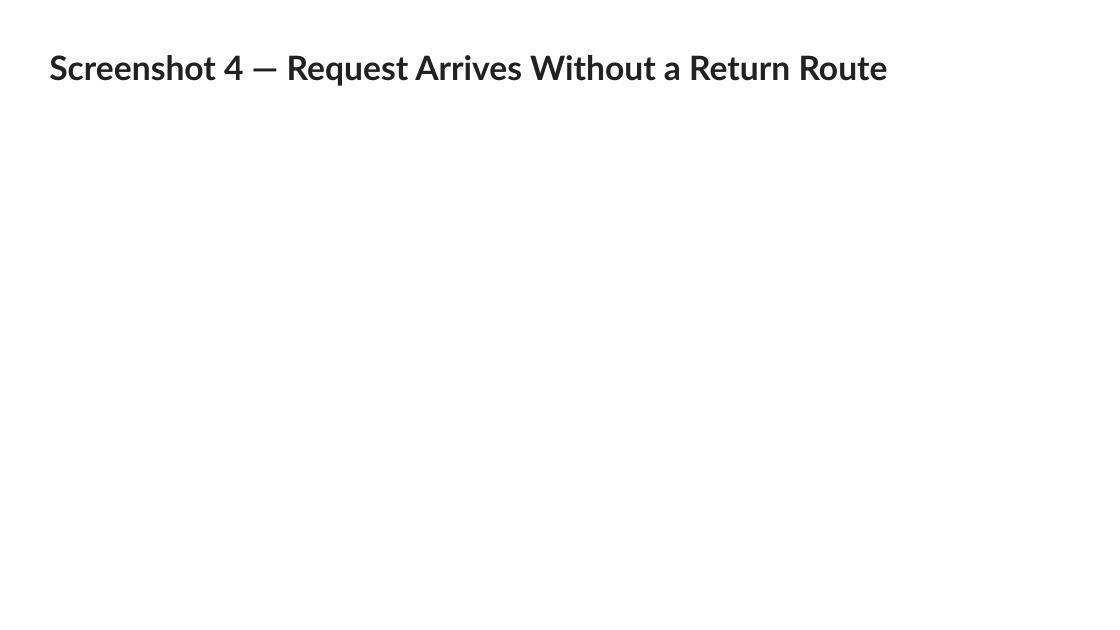
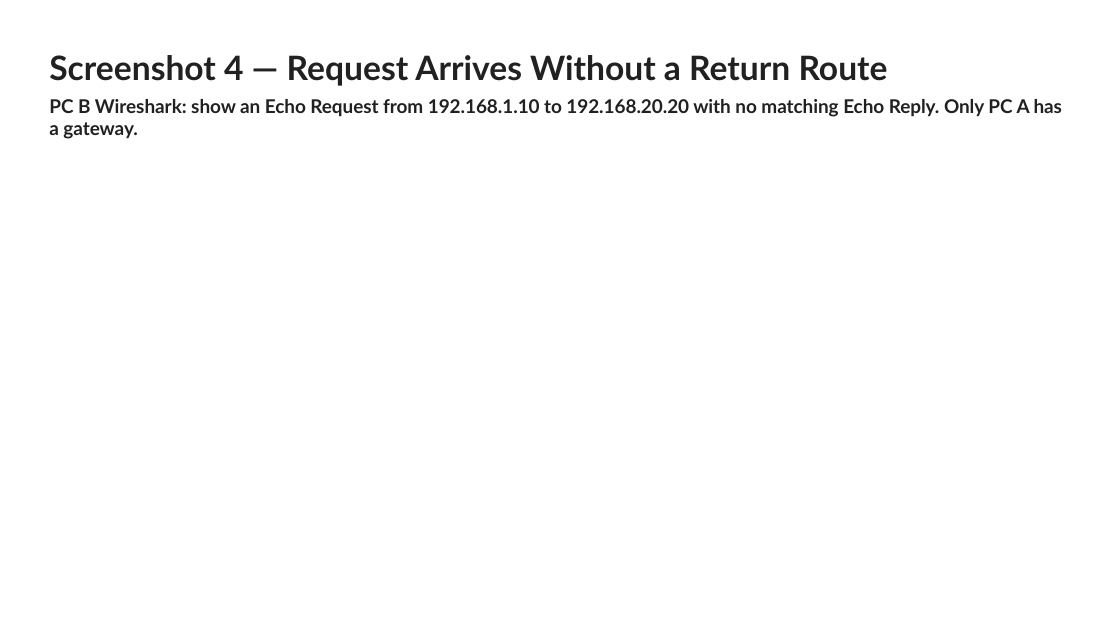
Before and after one commit to WikiSteve/networking-labs, a slide deck: slide 5 of labs/012-catalyst-1300-vlan-routing/Catalyst 1300 Lab 2 SUBMISSION TEMPLATE.pptx. Drawn at 1120x630 pixels with LibreOffice and Linux fonts; fonts in the diff are those of the drawing. Boxes give left, top, right and bottom in pixels: in the first picture for what was removed or moved away, otherwise in the second. Text is boxed around its words. In the diff, an @@ line names an element or a change of style, - is before the commit and + after.

Commit message:
Spell out Lab 2 screenshot evidence in the submission deck

```diff
--- a/labs/012-catalyst-1300-vlan-routing/Catalyst 1300 Lab 2 SUBMISSION TEMPLATE.pptx
+++ b/labs/012-catalyst-1300-vlan-routing/Catalyst 1300 Lab 2 SUBMISSION TEMPLATE.pptx
@@ title at (49,99,1062,139): paragraph added @@
+PC B Wireshark: show an Echo Request from 192.168.1.10 to 192.168.20.20 with no matching Echo Reply. Only PC A has a gateway.
```
Also in this commit, not shown: 4 other slides changed.
